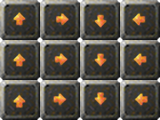
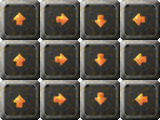
Before/after of a 160 x 120 layered artwork. What changed in the layer stack:
painted on "Boulder" over <box>0,0,160,120</box>
